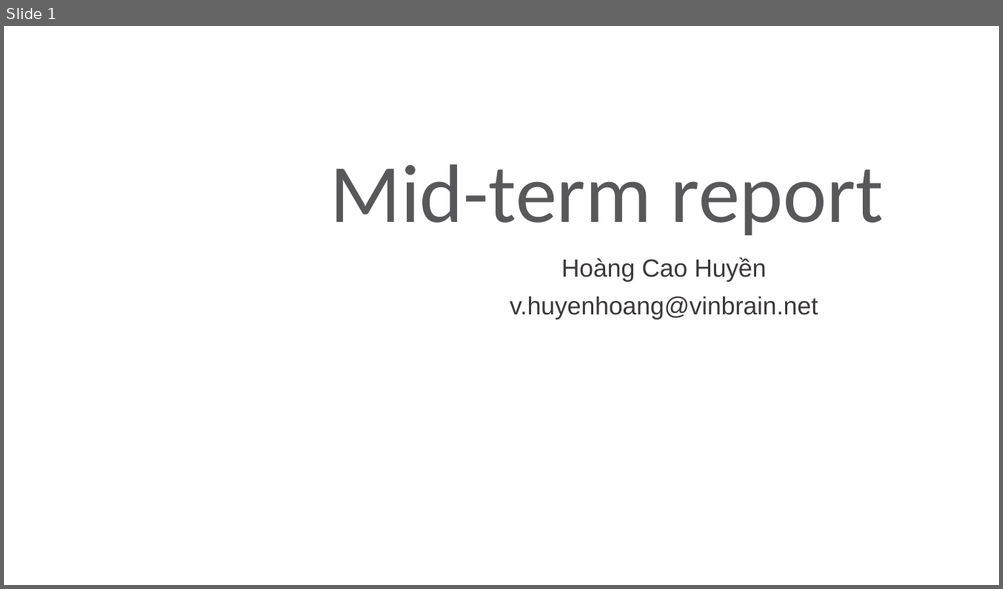
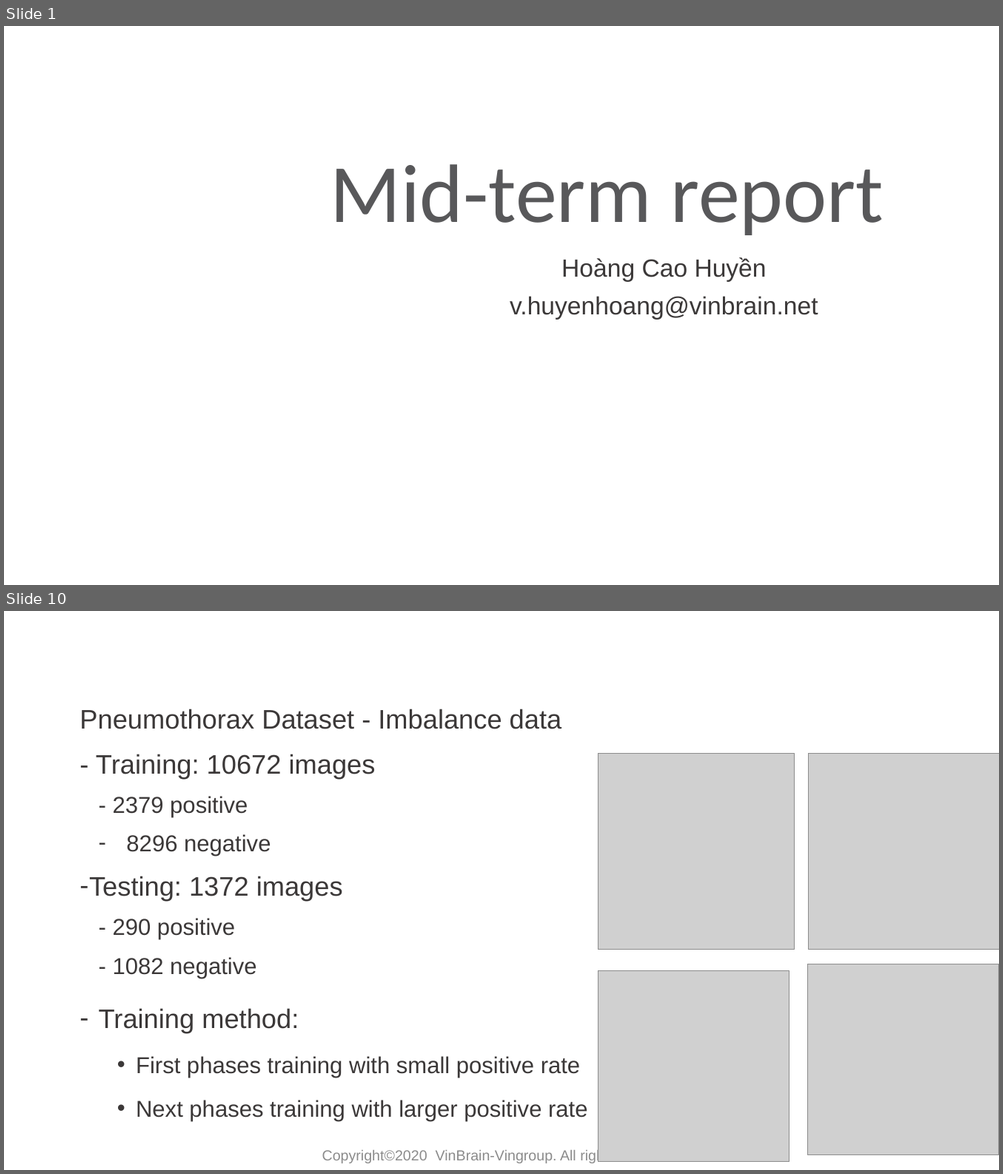
Before and after one commit to huyentls1114/vinbrain-internship, a slide deck: mid_term/mid_term.pptx. Shown one above the other, each under a label of ours: slide 1 before the commit, slides 1 and 10 after it; the slides between them are not shown. The pictures are 1003x589 and 1003x1174 pixels, drawn with LibreOffice and Linux fonts; fonts in the diff are those of the drawing; grey boxes stand for pictures; background and template pictures are left out. Boxes give left, top, right and bottom in pixels: in the first picture for what was removed or moved away, otherwise in the second. Text is boxed around its words. In the diff, an @@ line names an element or a change of style, - is before the commit and + after.

```diff
--- a/mid_term/mid_term.pptx
+++ b/mid_term/mid_term.pptx
@@ slide 10 added at <box>4,611,999,1170</box>, background #FFFFFF @@
@@ title added at <box>73,612,930,679</box>, 40 pt, text #FFFFFF @@
+Classification problem
@@ text added at <box>79,709,587,1122</box>, 22.2 pt, text #3B3838 @@
+Pneumothorax Dataset - Imbalance data
+- Training: 10672 images
+  - 2379 positive
+  – 8296 negative
+– Testing: 1372 images
+  - 290 positive
+  - 1082 negative
+– Training method:
+  • First phases training with small positive rate
+  • Next phases training with larger positive rate
@@ picture added at <box>598,754,794,950</box> @@
@@ picture added at <box>808,754,999,950</box> @@
@@ picture added at <box>808,964,999,1155</box> @@
@@ picture added at <box>598,971,789,1162</box> @@
@@ text added at <box>322,1149,680,1164</box>, 14 pt, text #8C8C8C @@
+Copyright©2020 VinBrain-Vingroup. All rights reserved.
```
Also in this commit, not shown: 8 slides changed, 5 other slides added, 2 other files.
